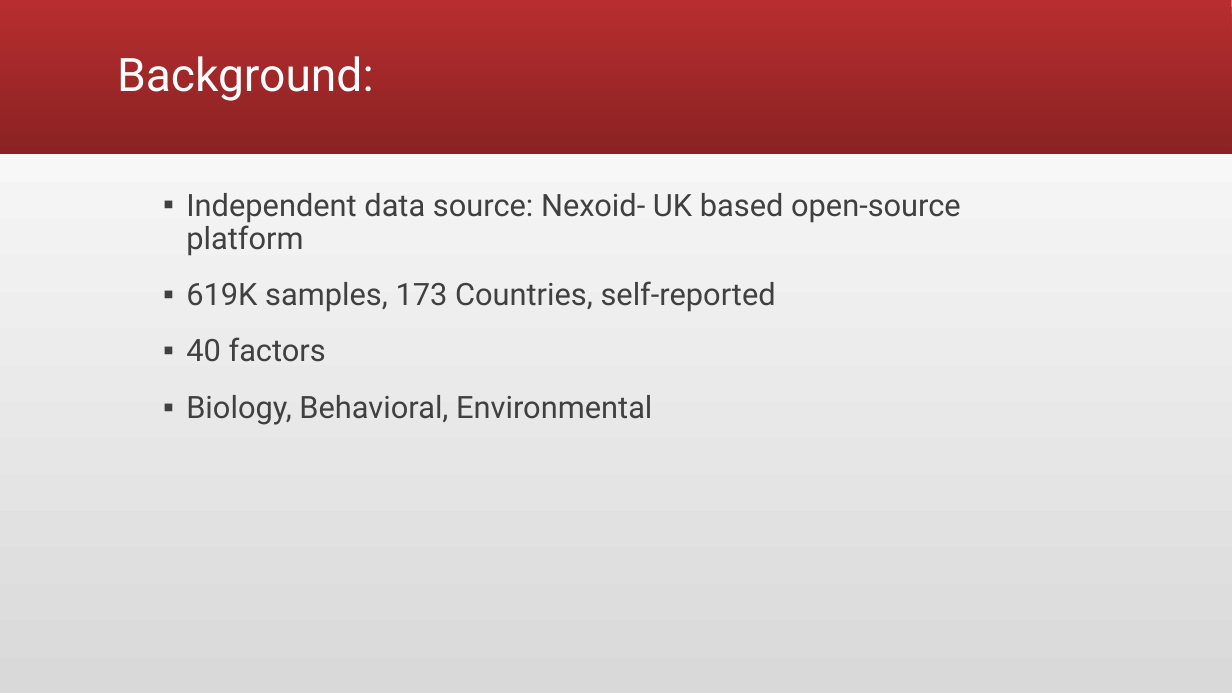
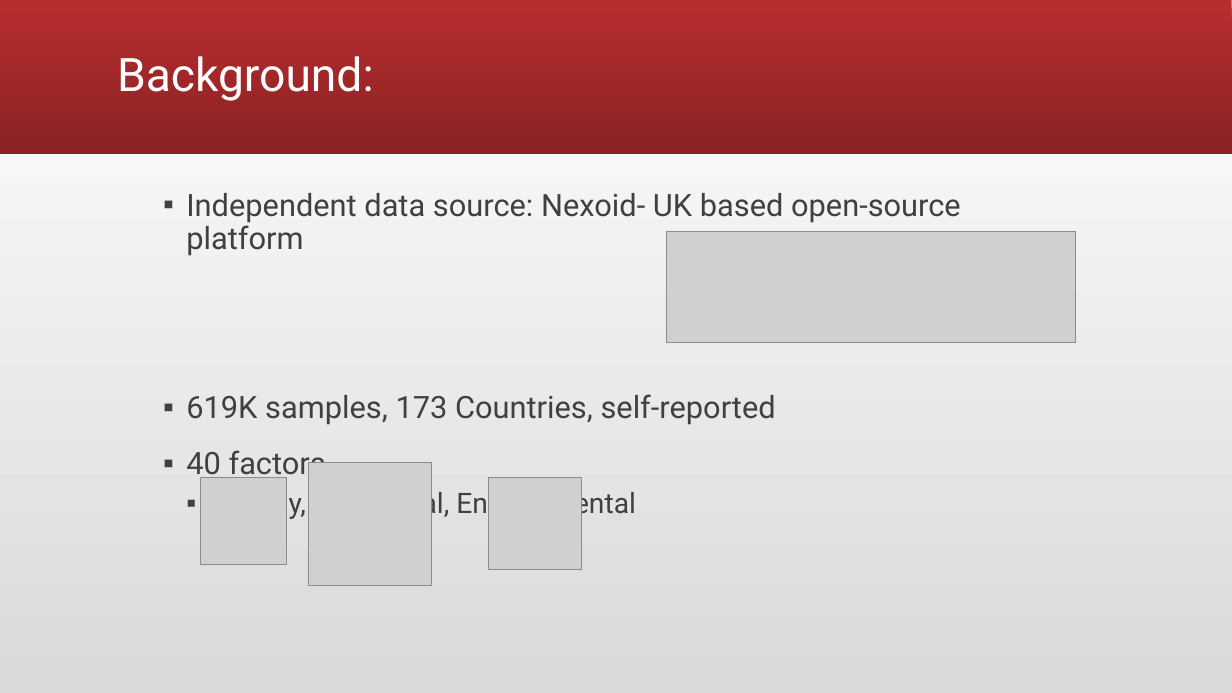
Before and after one commit to andiosika/Binomial-Classification-Ranom-Forest-hyper-imbalance, a slide deck: slide 2 of Covid19Preso.pptx. Drawn at 1232x693 pixels with LibreOffice and Linux fonts; fonts in the diff are those of the drawing; grey boxes stand for pictures. Boxes give left, top, right and bottom in pixels: in the first picture for what was removed or moved away, otherwise in the second. Text is boxed around its words. In the diff, an @@ line names an element or a change of style, - is before the commit and + after.

```diff
--- a/Covid19Preso.pptx
+++ b/Covid19Preso.pptx
@@ picture added at (x1=666, y1=231, x2=1076, y2=343) @@
@@ picture added at (x1=201, y1=478, x2=287, y2=565) @@
@@ picture added at (x1=308, y1=462, x2=431, y2=585) @@
@@ picture added at (x1=489, y1=478, x2=581, y2=570) @@
@@ text at (x1=209, y1=487, x2=636, y2=520): size 24 to 22 pt in "Biology, Behavioral, Environmental"; list level 1 to 2 in "Biology, Behavioral, Environmental" @@
```
Also in this commit, not shown: 2 other slides changed, 2 other files.
